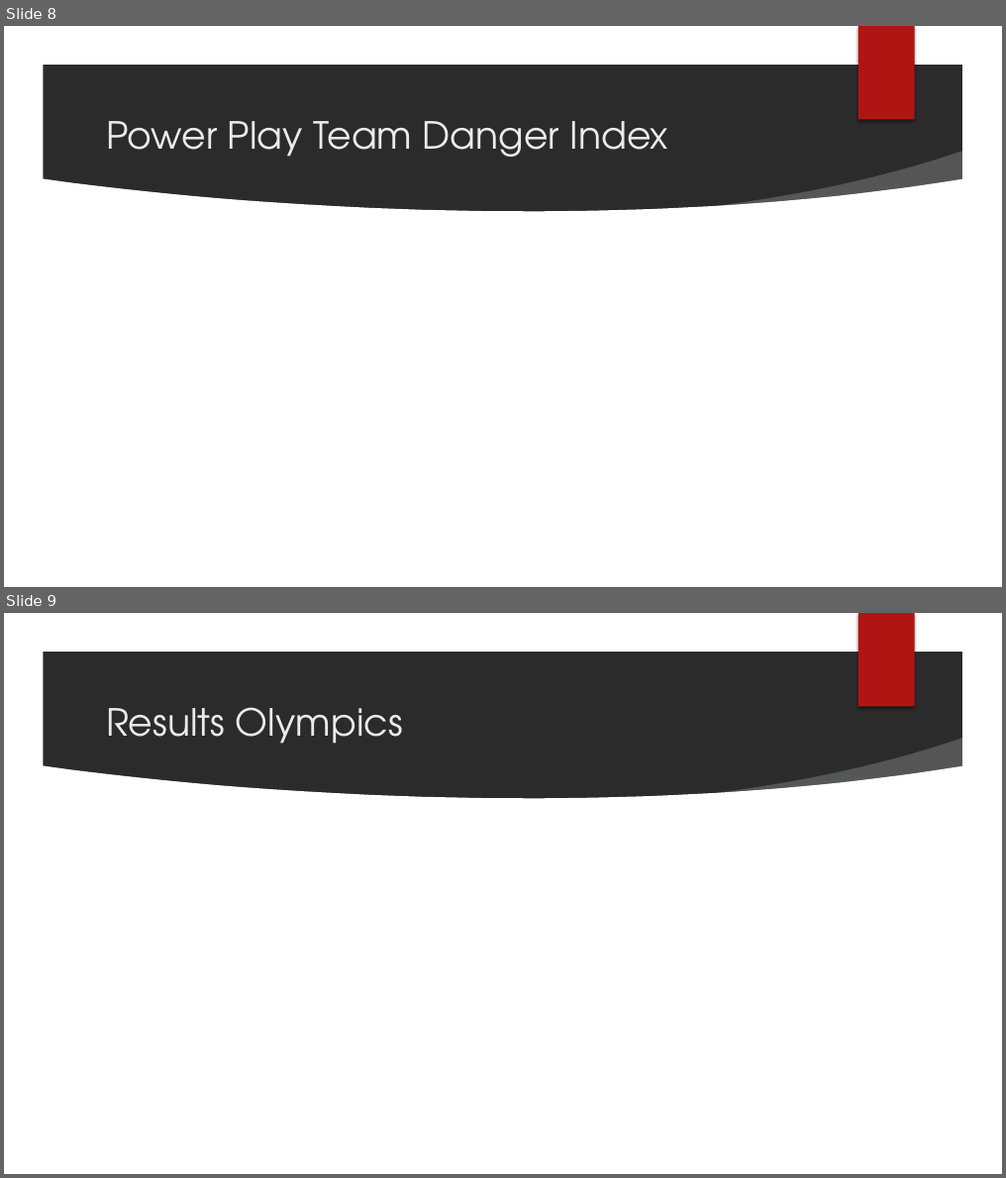
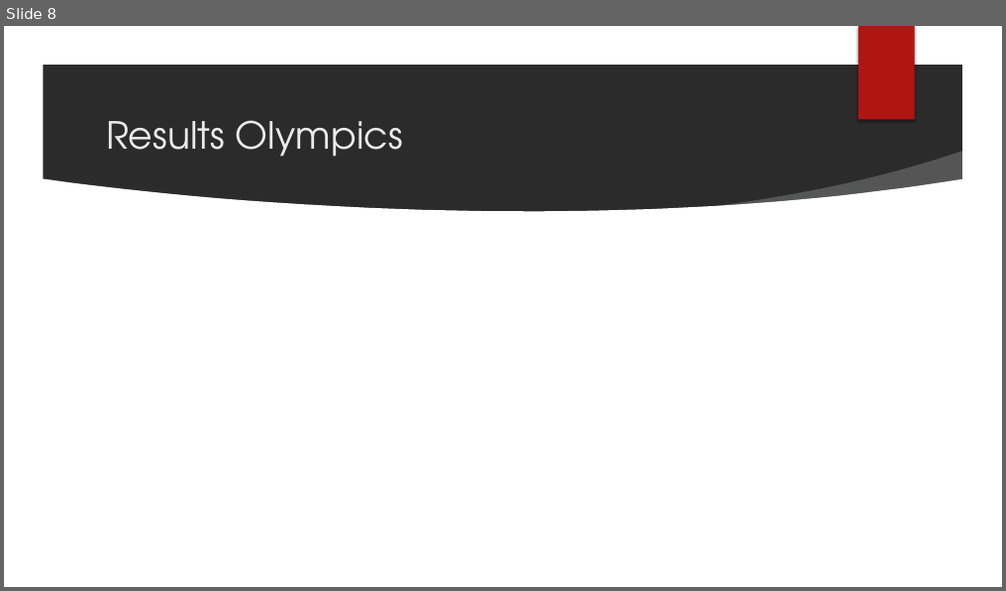
Before and after one commit to TK5-Tim/Big-Data-Cup, a slide deck: 2022/whkyhac2022/pres-whkyhac.pptx. Shown one above the other, each under a label of ours: slides 8 and 9 before the commit, slide 8 after it. The pictures are 1006x1178 and 1006x591 pixels, drawn with LibreOffice and Linux fonts; fonts in the diff are those of the drawing; background and template pictures are left out; a plain dark background stands for a picture behind light text. Boxes give left, top, right and bottom in pixels: in the first picture for what was removed or moved away, otherwise in the second. Text is boxed around its words. In the diff, an @@ line names an element or a change of style, - is before the commit and + after.

```diff
--- a/2022/whkyhac2022/pres-whkyhac.pptx
+++ b/2022/whkyhac2022/pres-whkyhac.pptx
@@ slide 8 removed at <box>4,26,1002,587</box>, background picture (left out); not listed: 7 template elements that a slide beside it also shows @@
@@ title removed at <box>106,121,668,157</box> @@
-Power Play Team Danger Index
@@ what was slide 9 is now slide 8 @@
```
Also in this commit, not shown: 4 slides changed, 1 slide added, 1 other slide removed.
